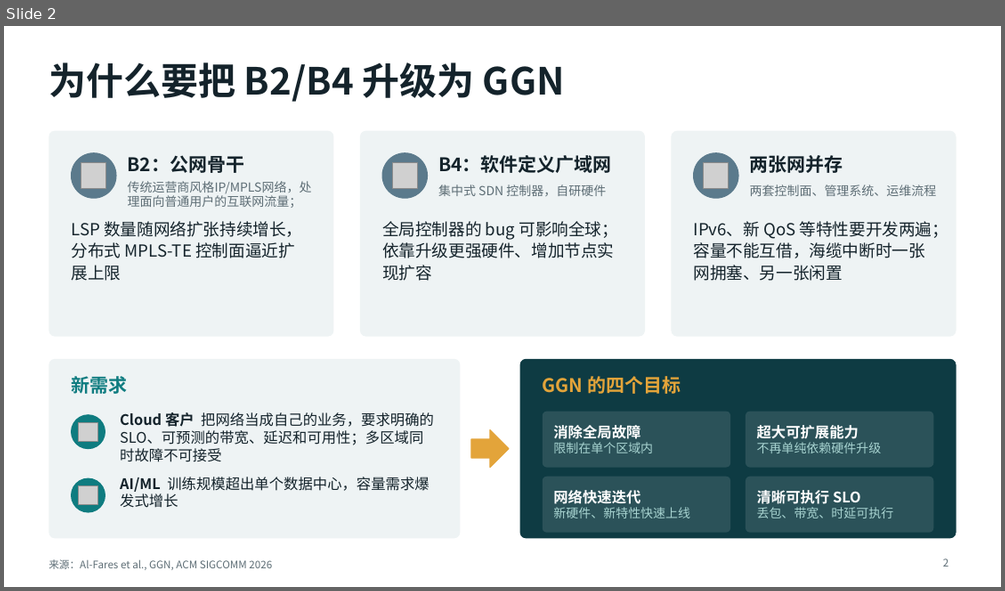
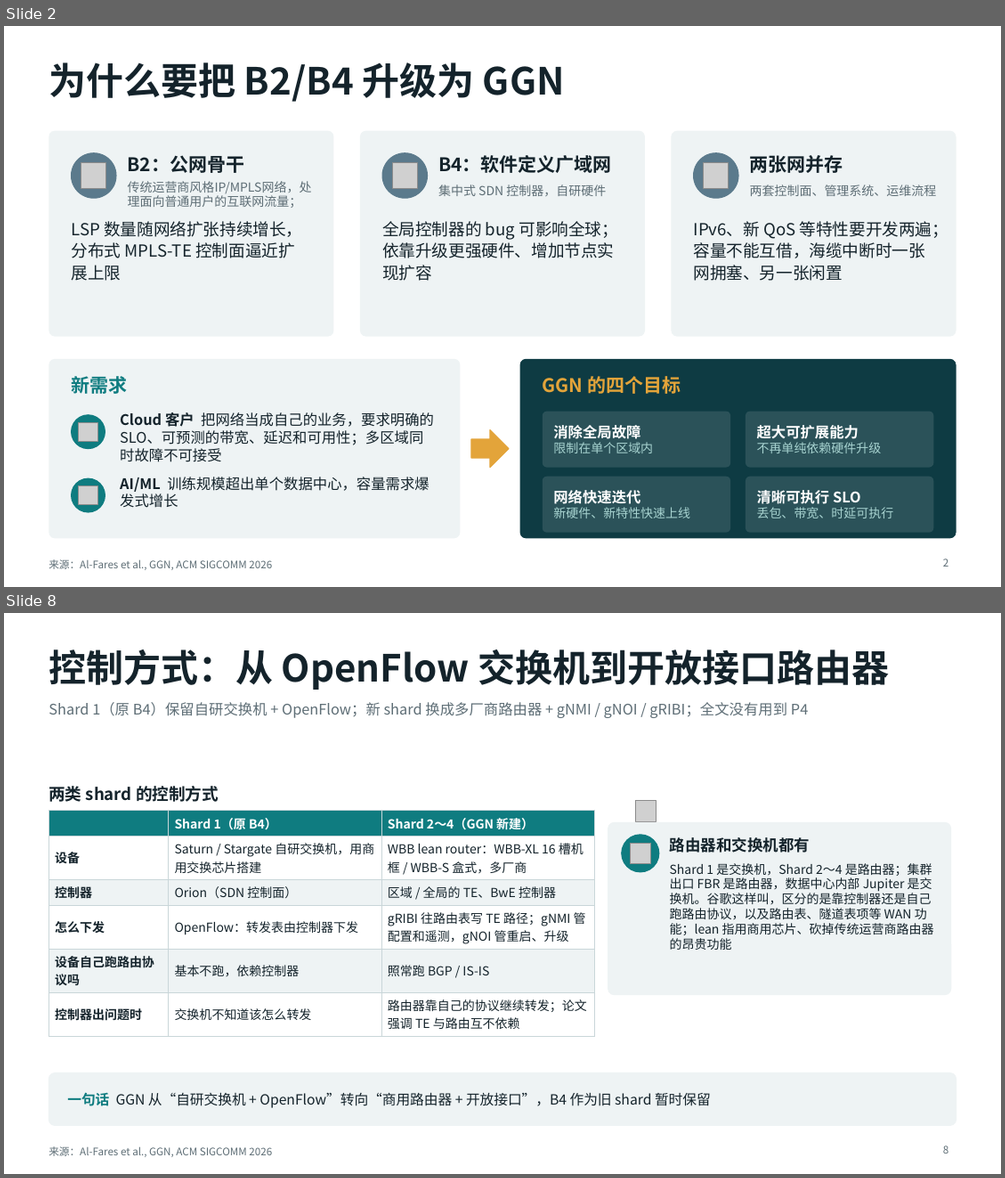
Before and after one commit to LuisXinYe/Transfer-Repo, a slide deck: GGN_解读.pptx. Shown one above the other, each under a label of ours: slide 2 before the commit, slides 2 and 8 after it; the slides between them are not shown. The pictures are 1005x591 and 1005x1178 pixels, drawn with LibreOffice and Linux fonts; fonts in the diff are those of the drawing; grey boxes stand for pictures. Boxes give left, top, right and bottom in pixels: in the first picture for what was removed or moved away, otherwise in the second. Text is boxed around its words. In the diff, an @@ line names an element or a change of style, - is before the commit and + after.

```diff
--- a/GGN_解读.pptx
+++ b/GGN_解读.pptx
@@ slide 8 added at [4,613,1001,1174], background #FFFFFF; not listed: 1 template element that a slide beside it also shows @@
@@ title added at [48,649,889,690], 36 pt, text #14232B, bold @@
+控制方式：从 OpenFlow 交换机到开放接口路由器
@@ text added at [48,702,808,718], 14 pt, text #5E6E76 @@
+Shard 1（原 B4）保留自研交换机 + OpenFlow；新 shard 换成多厂商路由器 + gNMI / gNOI / gRIBI；全文没有用到 P4
@@ text added at [48,786,218,802], 16 pt, text #14232B, bold @@
+两类 shard 的控制方式
@@ table added at [48,811,595,1032], 6 rows, 3 columns @@
+ | Shard 1（原 B4） | Shard 2～4（GGN 新建）
+设备 | Saturn / Stargate 自研交换机，用商用交换芯片搭建 | WBB lean router：WBB-XL 16 槽机框 / WBB-S 盒式，多厂商
+控制器 | Orion（SDN 控制面） | 区域 / 全局的 TE、BwE 控制器
+怎么下发 | OpenFlow：转发表由控制器下发 | gRIBI 往路由表写 TE 路径；gNMI 管配置和遥测，gNOI 管重启、升级
+设备自己跑路由协议吗 | 基本不跑，依赖控制器 | 照常跑 BGP / IS-IS
+控制器出问题时 | 交换机不知道该怎么转发 | 路由器靠自己的协议继续转发；论文强调 TE 与路由互不依赖
@@ rounded rectangle added at [608,822,951,995], fill #EEF3F4, outline #EEF3F4 1 pt @@
@@ picture added at [635,801,656,821] @@
@@ ellipse added at [622,835,659,872], fill #0F7C80, outline #0F7C80 1 pt @@
@@ picture added at [630,843,651,863] @@
@@ text added at [670,837,809,852], 15 pt, text #14232B, bold @@
+路由器和交换机都有
@@ text added at [670,863,934,949], 12 pt, text #14232B @@
+Shard 1 是交换机，Shard 2～4 是路由器；集群出口 FBR 是路由器，数据中心内部 Jupiter 是交换机。谷歌这样叫，区分的是靠控制器还是自己跑路由协议，以及路由表、隧道表项等 WAN 功能；lean 指用商用芯片、砍掉传统运营商路由器的昂贵功能
@@ rounded rectangle added at [48,1073,956,1126], fill #EEF3F4, outline #EEF3F4 1 pt @@
@@ text added at [67,1092,711,1108], 13.5 pt, text #14232B @@
+一句话 GGN 从“自研交换机 + OpenFlow”转向“商用路由器 + 开放接口”，B4 作为旧 shard 暂时保留
@@ page number added at [943,1145,948,1153], 10 pt, text #5E6E76 @@
+8
```
Also in this commit, not shown: 4 slides changed, 7 other slides added, 5 slides removed.
